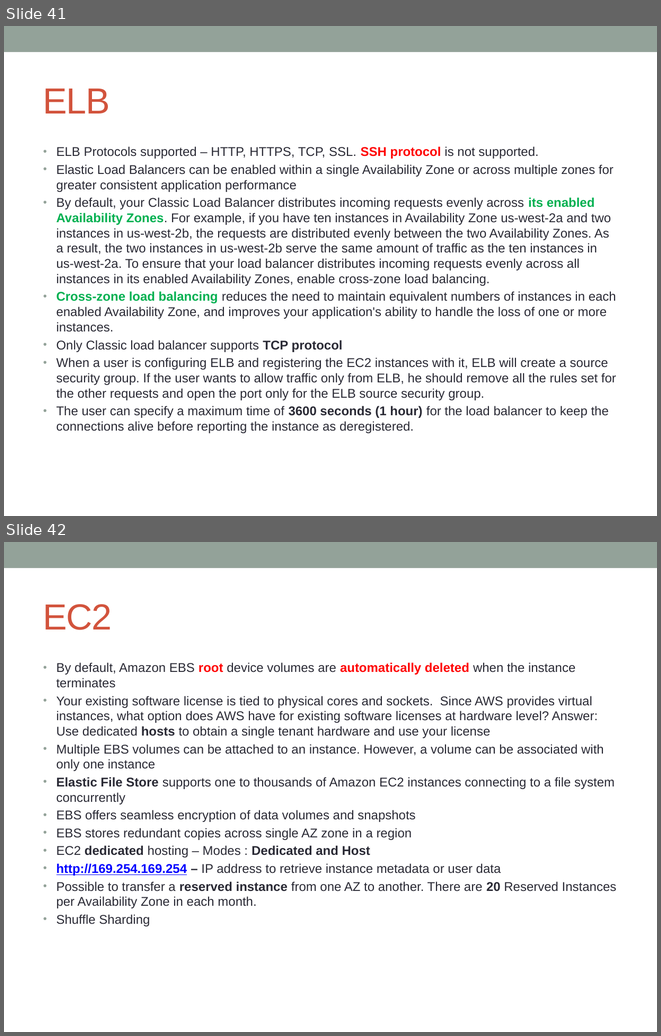
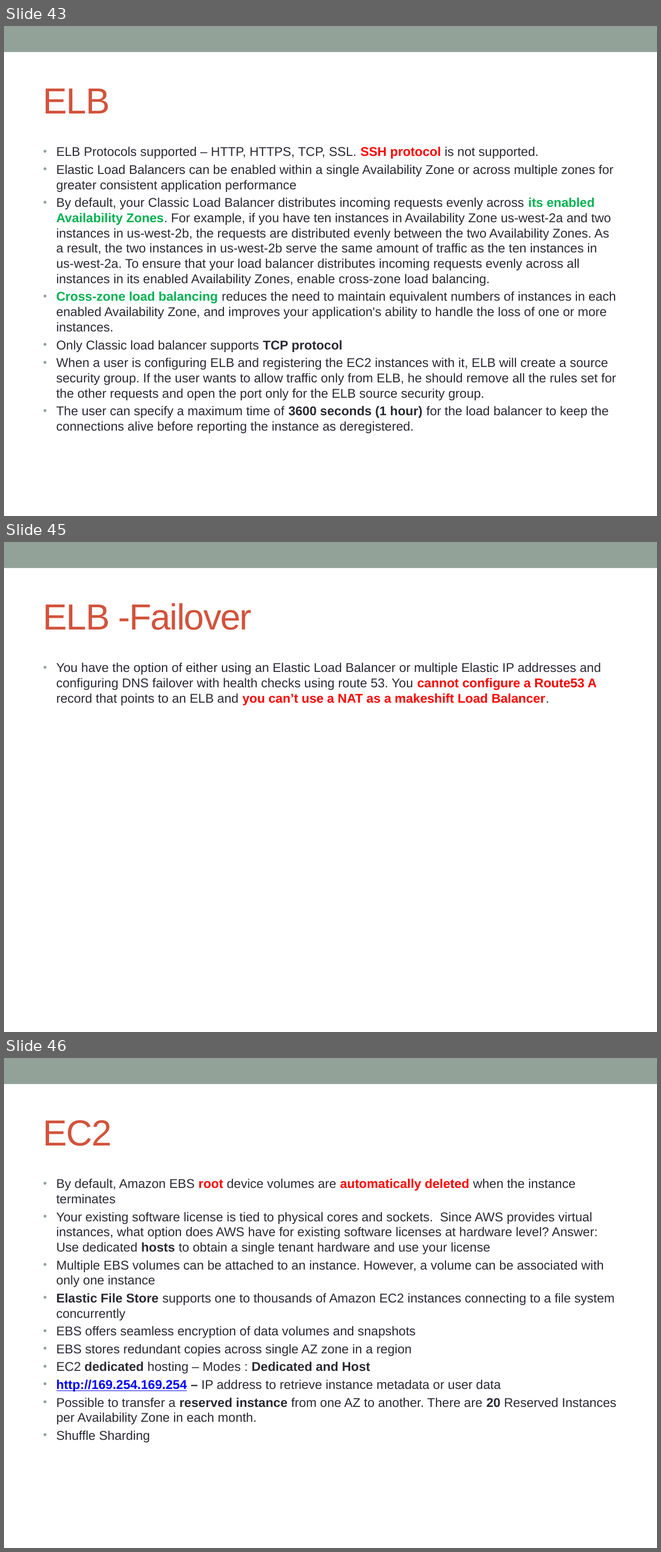
Before and after one commit to notionquest/ProjectDocumentation, a slide deck: AWS_Solution_Architect.pptx. Shown one above the other, each under a label of ours: slides 41 and 42 before the commit, slides 43, 45 and 46 after it; the slides between them are not shown. The pictures are 661x1036 and 661x1552 pixels, drawn with LibreOffice and Linux fonts; fonts in the diff are those of the drawing. Boxes give left, top, right and bottom in pixels: in the first picture for what was removed or moved away, otherwise in the second. Text is boxed around its words. In the diff, an @@ line names an element or a change of style, - is before the commit and + after.

```diff
--- a/AWS_Solution_Architect.pptx
+++ b/AWS_Solution_Architect.pptx
@@ slide 45 added at bbox=[4, 542, 657, 1032], background #FFFFFF; not listed: 1 template element that a slide beside it also shows @@
@@ title added at bbox=[43, 603, 252, 630], 40 pt, text #D2533C @@
+ELB -Failover
@@ text added at bbox=[56, 662, 601, 705], 14 pt, text #292934 @@
+• You have the option of either using an Elastic Load Balancer or multiple Elastic IP addresses and configuring DNS failover with health checks using route 53. You cannot configure a Route53 A record that points to an ELB and you can’t use a NAT as a makeshift Load Balancer.
@@ what was slide 41 is now slide 43 @@
@@ what was slide 42 is now slide 46 @@
```
Also in this commit, not shown: 10 slides changed, 20 other slides added.
